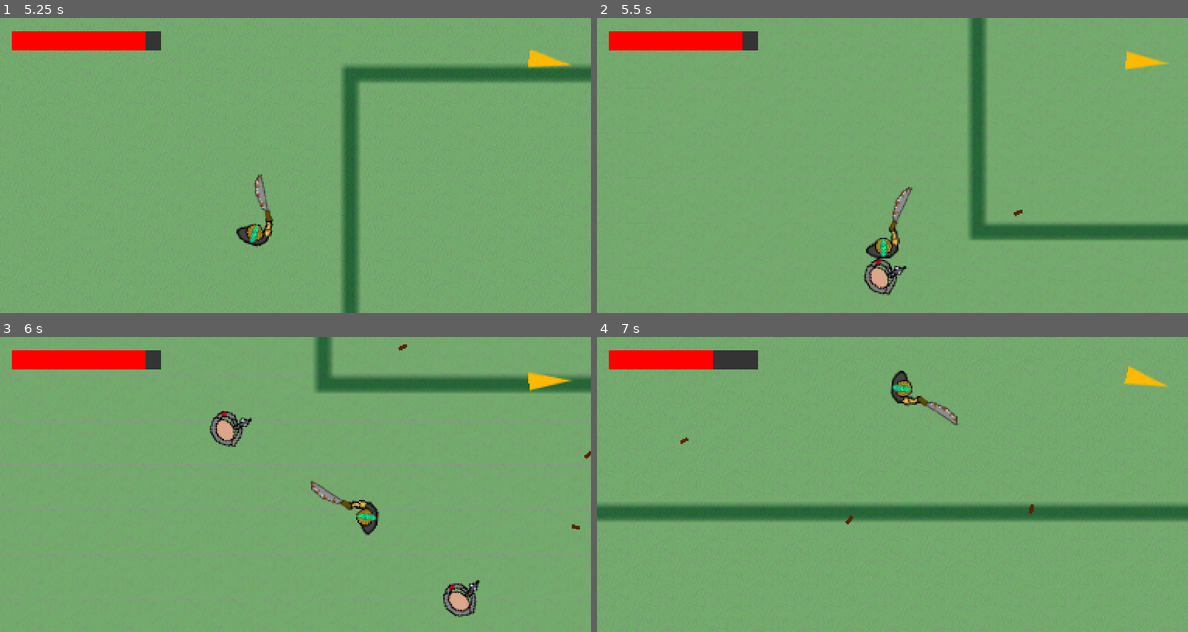
Above: before the commit, frames 1-4 (two rows, left to right).
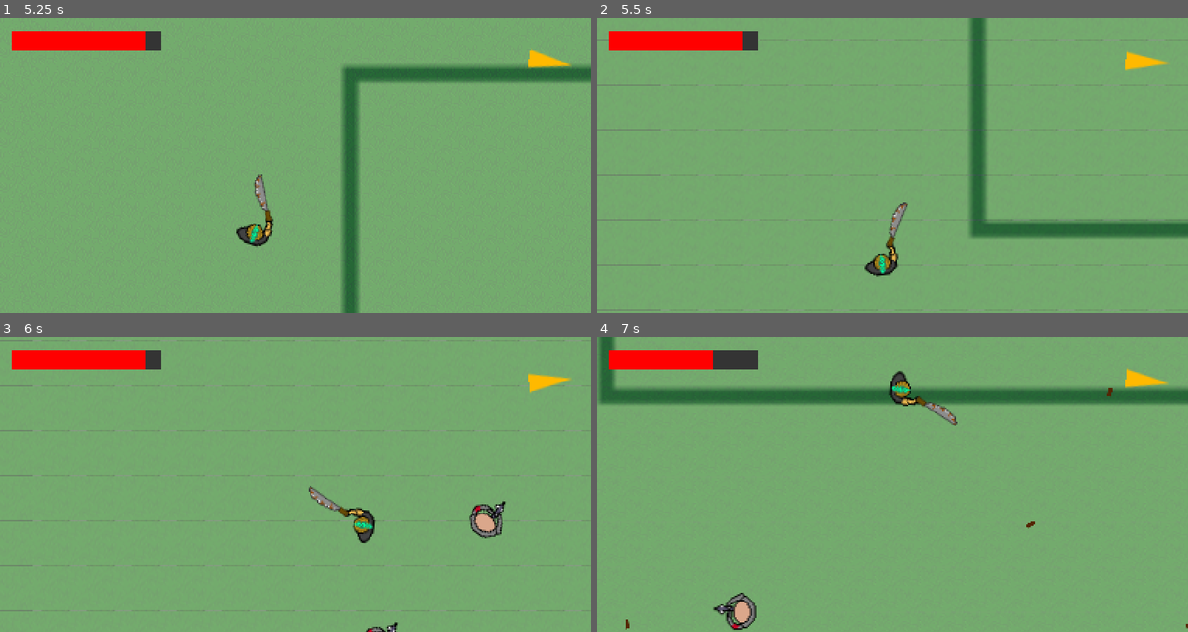
Above: after the commit, the same moments.

Repository: Phantonia/gamejam-2022
Game: Godot game, scene res://game.tscn
Same seed, same stepped clock (60 frames per second), same inputs: the game is played once before the commit and once after it.
Inputs (mouse positions are in pixels of both pictures, inside the frame that each line leads up to):
- Up to frame 1 (5.25 s): tap Enter at 0.5 s; move the mouse to (425, 150) at 0.52 s; hold D 0.53-1.28 s; click (425, 150) at 0.67 s; tap Space (ui_select) at 0.77, 1.52, 3.02, 3.77, 4.52 s; move the mouse to (177, 180) at 1.27 s; hold S 1.28-2.03 s; move the mouse to (354, 100) at 2.02 s; hold D 2.03-2.78 s; move the mouse to (265, 224) at 2.77 s; hold W 2.78-3.53 s; click (265, 224) at 2.92 s; move the mouse to (472, 209) at 3.52 s; hold A 3.53-5.03 s; move the mouse to (118, 121) at 4.27 s; move the mouse to (325, 165) at 5.02 s; hold S from 5.03 s (still down); click (325, 165) at 5.17 s
- Up to frame 2 (5.5 s): keep holding S
- Up to frame 3 (6 s): move the mouse to (206, 410) at 5.77 s; release S at 5.78 s; hold D from 5.78 s (still down)
- Up to frame 4 (7 s): tap Space (ui_select) at 6.02, 6.77 s; move the mouse to (1022, 469) at 6.52 s; release D at 6.53 s; hold W from 6.53 s (still down)

Frame 1 is identical in both runs. In frame 2, 2.6% of the frame differs, in the area x 0-100%, y 7-100%; in frame 3, 6.0%; in frame 4, 13%, in the area x 0-100%, y 0-100%.

Commit message:
Added level progression if level was successful

Diff:
--- a/game.gd
+++ b/game.gd
@@ -1,21 +1,28 @@
 extends Node2D
 
-var mission : int
 var dream : bool
 
 var picked_up = false
 
 func _ready():
 	randomize()
-	GlobalVariables.level += 1
+
+	if GlobalVariables.last_mission_success:
+		GlobalVariables.level += 1
 
 	randomly_place_collectible()
 
-	mission = randi() % 2 + 1
-	dream = randi() % 2 == 1
+	if GlobalVariables.level != 1:
+		dream = randi() % 2 == 1
+	else:
+		dream = false
+	GlobalVariables.last_mission_dream = dream
+
+	print("Level " + str(GlobalVariables.level))
+	print("Dream = " + str(dream))
 
 	var removeCount = $nazis.get_child_count() - nazi_count_for_level(GlobalVariables.level)
-	print("removeCount = " + str(removeCount))
+#	print("removeCount = " + str(removeCount))
 	for i in range(removeCount):
 		var index = randi() % $nazis.get_child_count()
 		$nazis.get_child(index).queue_free()
@@ -38,6 +45,5 @@
 func _on_hqPos_body_entered(body):
 	if body.is_in_group("Player"):
 		if picked_up: # and all nazis killed
-			GlobalVariables.last_mission_dream = false
 			GlobalVariables.last_mission_success = true
 			get_tree().change_scene("res://gameOver.tscn")
--- a/gameOver.gd
+++ b/gameOver.gd
@@ -18,6 +18,9 @@
 	else:
 		msg += "Fortunately, that was a dream and you didn't help the regime."
 
+	if success != dream:
+		msg += " You reached level " + str(GlobalVariables.level + 1)
+
 	$label.text = msg
 
 func _input(event):
--- a/gameOver.tscn
+++ b/gameOver.tscn
@@ -12,8 +12,8 @@
 texture = ExtResource( 1 )
 
 [node name="label" type="RichTextLabel" parent="."]
-margin_left = 9.0
-margin_top = 62.0
-margin_right = 492.0
-margin_bottom = 495.0
+margin_left = 25.0
+margin_top = 65.0
+margin_right = 405.0
+margin_bottom = 498.0
 text = "Mission failed..."
--- a/global_variables.gd
+++ b/global_variables.gd
@@ -1,10 +1,10 @@
 extends Node
 
-var level = 8
+var level = 0
 const MISSION_KILL_ALL_NAZIS = 1
 const MISSION_COLLECT_ITEM = 2
 
-var last_mission_success
+var last_mission_success = true # the imaginary level 0 was a success so we can level up
 var last_mission_dream
 
 func _ready():
--- a/nazi.gd
+++ b/nazi.gd
@@ -58,5 +58,4 @@
 
 func _on_HitBox_body_entered(body):
 	if body.is_in_group("Bullet") and body != self:
-		print("destroy bullet")
 		body.queue_free()
--- a/player.gd
+++ b/player.gd
@@ -26,7 +26,6 @@
 # Called every frame. 'delta' is the elapsed time since the previous frame.
 func _process(delta):
 	if hp <= 0:
-		GlobalVariables.last_mission_dream = false
 		GlobalVariables.last_mission_success = false
 		get_tree().change_scene("res://gameOver.tscn")
 
